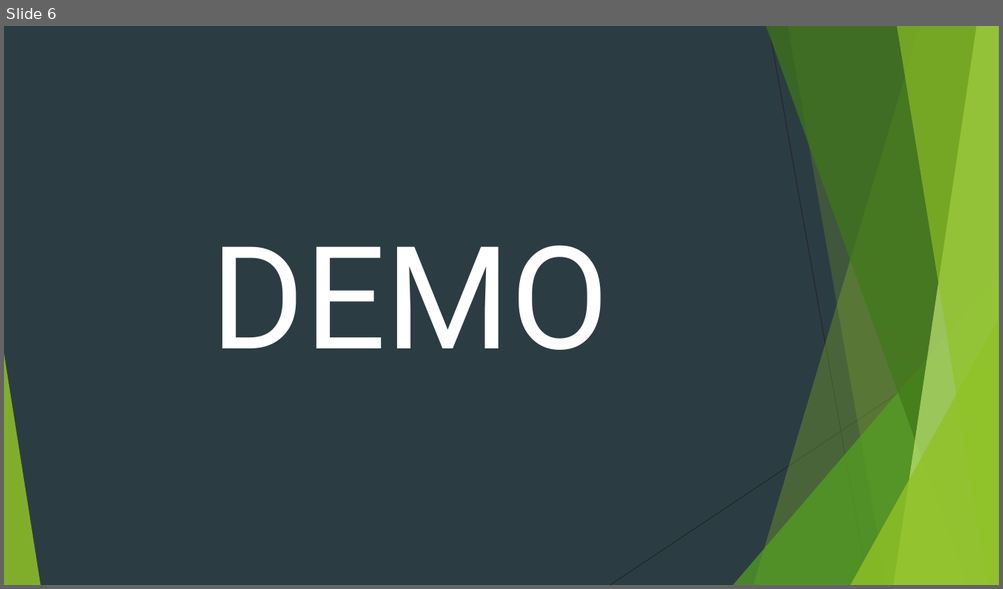
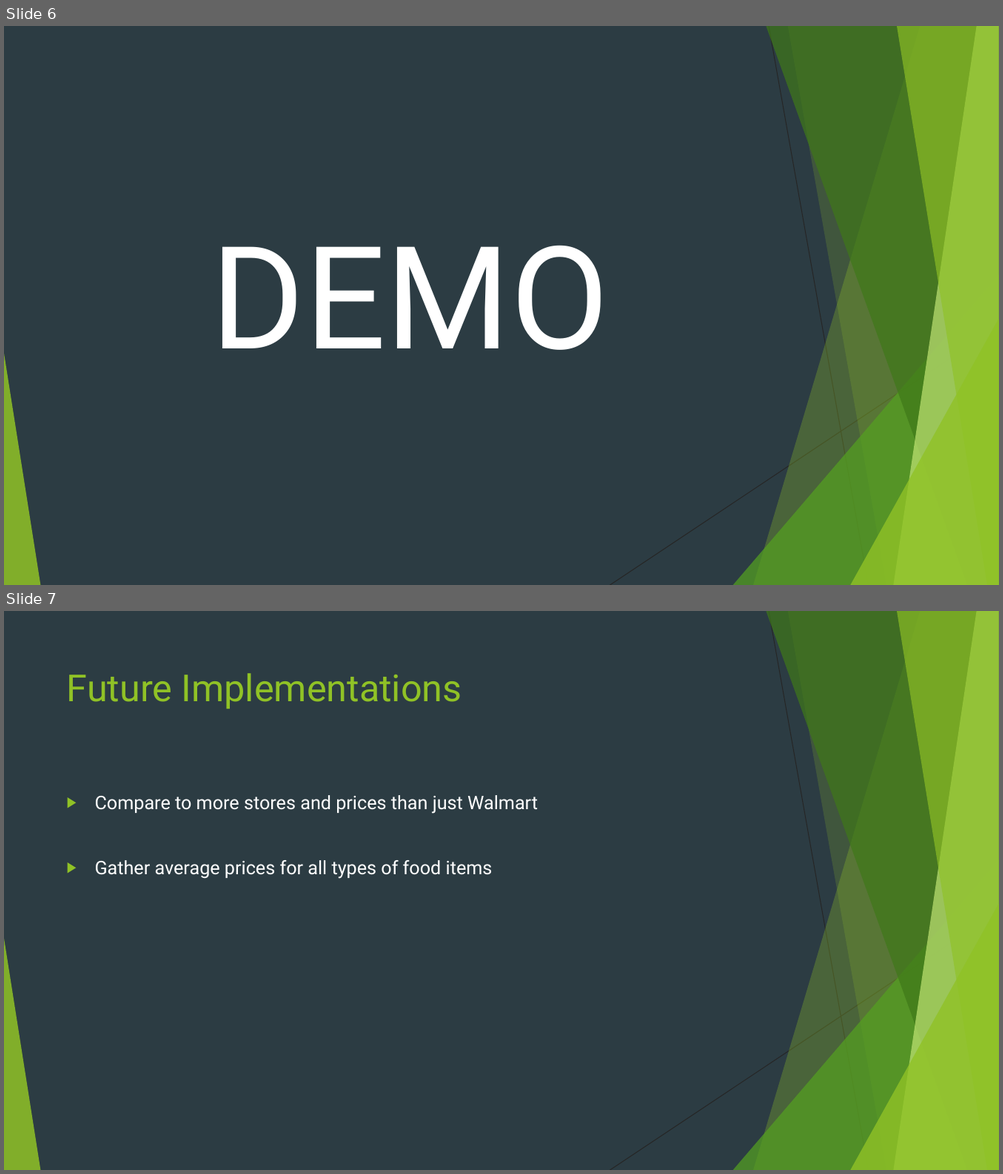
Before and after one commit to vasujogani/HackTX2018, a slide deck: product_pres.pptx. Shown one above the other, each under a label of ours: slide 6 before the commit, slides 6 and 7 after it. The pictures are 1003x589 and 1003x1174 pixels, drawn with LibreOffice and Linux fonts; fonts in the diff are those of the drawing. Boxes give left, top, right and bottom in pixels: in the first picture for what was removed or moved away, otherwise in the second. Text is boxed around its words. In the diff, an @@ line names an element or a change of style, - is before the commit and + after.

```diff
--- a/product_pres.pptx
+++ b/product_pres.pptx
@@ slide 7 added at [4, 611, 999, 1170], background #2C3C43; not listed: 10 template elements that a slide beside it also shows @@
@@ title added at [67, 673, 462, 709], 36 pt, text #90C226 @@
+Future Implementations
@@ text added at [95, 795, 538, 879], 18 pt, text #FFFFFF @@
+▶ Compare to more stores and prices than just Walmart
+▶ Gather average prices for all types of food items
```
Also in this commit, not shown: 1 slide changed, 1 slide removed.
